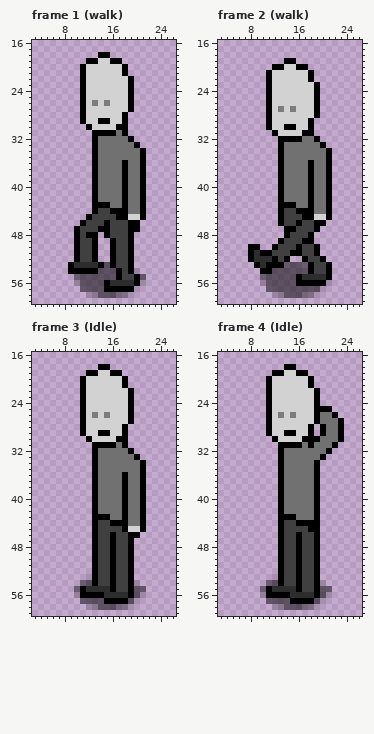
Pixel-art file: project/raw_assets/source/character/Character_Backface.ase. The picture above is the old version.
32x64 pixels, 8 frames. Pixels under 10% opacity are left out. Colours within 5 levels of each other are drawn and written as one. Shown: frame 1 (walk): x 3..26, y 16..59; frame 2 (walk): x 3..26, y 16..59; frame 3 (Idle): x 3..26, y 16..59; frame 4 (Idle): x 3..26, y 16..59. The commit also changed other frames, which this record leaves out.
After the commit:
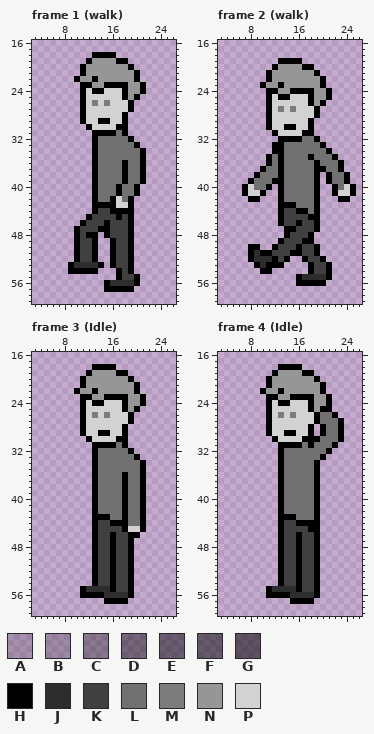
Palette (. is transparent): A #00000027  B #00000031  C #0000004d  D #00000068  E #00000074  F #0000007a  G #00000085  H #000000  J #2d2d2d  K #404040  L #717171  M #7c7c7c  N #969696  P #d2d2d2
Diff:
layer "Shadow" now hidden
layer "Hair01" now shown
--- frame 1 (walk)
@@ x 8..23 @@
 17 ................
-18 ......HH........
-19 ....HHPPHH......
-20 ...HPPPPPPH.....
-21 ...HPPPPPPH.....
-22 ...HPPPPPPPH....
-23 ...HPPPPPPPH....
-24 ...HPPPPPPPH....
-25 ...HPPPPPPPH....
+18 .....HHHH.......
+19 ....HNNNNHH.....
+20 ...HNNNNNNNH....
+21 ...HNNNNNNNNH...
+22 ..HNNHNNNNNNH...
+23 ...HHNNHHHHNNH..
+24 ...HPHHPPPHNNH..
+25 ...HPPPPPPHNH...
 26 ...HPMPMPPPH....
@@ x 14..23 @@
 39 LLLLHLLH..
-40 LLLLHLLH..
-41 LLLLHLLH..
-42 LLLLHLLH..
-43 HHLLHLLH..
-44 KKHHHLLH..
-45 KKKHHPPH..
-46 KHKKKHH...
-47 HHKKKHH...
+40 LLLHLLH...
+41 LLLHLLH...
+42 LLHPLH....
+43 HHHPPH....
+44 KKHHHH....
+45 KKKHKH....
+46 KHKKKH....
+47 HHKKKH....
 48 .HKKKH....
@@ x 8..23 @@
 52 ..HKKH..HKKH....
-53 .HJJJJHGHKKH....
-54 .HHHHHGGGHKHA...
-55 ..EGGGGGGHKKHE..
-56 ..BGGGGHJJJJHB..
-57 ...EGGGHHHHHA...
-58 ....ACFGGDCA....
+53 .HJJJJH.HKKH....
+54 .HHHHH...HKH....
+55 .........HKKH...
+56 .......HJJJJH...
+57 .......HHHHH....
+58 ................
 59 ................
--- frame 2 (walk)
@@ x 8..23 @@
 18 ................
-19 ......HH........
-20 ....HHPPHH......
-21 ...HPPPPPPH.....
-22 ...HPPPPPPH.....
-23 ...HPPPPPPPH....
-24 ...HPPPPPPPH....
-25 ...HPPPPPPPH....
-26 ...HPPPPPPPH....
+19 .....HHHH.......
+20 ....HNNNNHH.....
+21 ...HNNNNNNNH....
+22 ...HNNNNNNNNH...
+23 ..HNNHNNNNNNH...
+24 ...HHNNHHHHNNH..
+25 ...HPHHPPPHNNH..
+26 ...HPPPPPPHNH...
 27 ...HPMPMPPPH....
@@ x 3..26 @@
 32 ..........HHHHLLH.......
-33 ..........HLLLLLLH......
-34 ..........HLLLLLLLH.....
-35 ..........HLLLLLLLH.....
-36 ..........HLLLLHLLH.....
-37 ..........HLLLLHLLH.....
-38 ..........HLLLLHLLH.....
-39 ..........HLLLLHLLH.....
-40 ..........HLLLLHLLH.....
-41 ..........HLLLLHLLH.....
-42 ..........HLLLLHLLH.....
-43 ..........HHHLLHLLH.....
-44 ..........HKKHHHLLH.....
-45 ..........HKKKHHPPH.....
-46 ..........HKKHKKHH......
+33 .........HHLLLLLLH......
+34 .........HHLLLLLLLH.....
+35 ........HLHLLLLHLLLH....
+36 ........HLHLLLLLHLLLH...
+37 .......HLLHLLLLLHHLLH...
+38 ......HLLLHLLLLLH.HLLH..
+39 .....HLLLHHLLLLLH.HLLH..
+40 ....HPLLH.HLLLLLH..HLPH.
+41 ....HPPH..HLLLLLH..HPPH.
+42 .....HH...HLLLLLH...HH..
+43 ..........HHHLLLH.......
+44 ..........HKKHHLH.......
+45 ..........HKKKKHH.......
+46 ..........HKKHKKH.......
 47 ...........HHKKKH.......
@@ x 8..23 @@
 52 HJJJHKH..HKKH...
-53 .HJHHHFGGDHKKH..
-54 ..HHGGGGGGHKKH..
-55 ..EGGGGGHJJJJH..
-56 ..BGGGGGHHHHHB..
-57 ...EGGGGGGGGA...
-58 ....ACFGGDCA....
+53 .HJHHH....HKKH..
+54 ..HH......HKKH..
+55 ........HJJJJH..
+56 ........HHHHH...
+57 ................
+58 ................
 59 ................
--- frame 3 (Idle)
@@ x 8..23 @@
 17 ................
-18 ......HH........
-19 ....HHPPHH......
-20 ...HPPPPPPH.....
-21 ...HPPPPPPH.....
-22 ...HPPPPPPPH....
-23 ...HPPPPPPPH....
-24 ...HPPPPPPPH....
-25 ...HPPPPPPPH....
+18 .....HHHH.......
+19 ....HNNNNHH.....
+20 ...HNNNNNNNH....
+21 ...HNNNNNNNNH...
+22 ..HNNHNNNNNNH...
+23 ...HHNNHHHHNNH..
+24 ...HPHHPPPHNNH..
+25 ...HPPPPPPHNH...
 26 ...HPMPMPPPH....
@@ x 8..23 @@
 52 .....HKKHKKH....
-53 ....AHKKHKKH....
-54 ...EGHKKHKKHA...
-55 ..EHJJJJHKKHGE..
-56 ..BHHHHJJJJHGB..
-57 ...EGGGHHHHGA...
-58 ....ACFGGDCA....
+53 .....HKKHKKH....
+54 .....HKKHKKH....
+55 ...HJJJJHKKH....
+56 ...HHHHJJJJH....
+57 .......HHHH.....
+58 ................
 59 ................
--- frame 4 (Idle)
@@ x 8..23 @@
 17 ................
-18 ......HH........
-19 ....HHPPHH......
-20 ...HPPPPPPH.....
-21 ...HPPPPPPH.....
-22 ...HPPPPPPPH....
-23 ...HPPPPPPPH....
-24 ...HPPPPPPPH....
-25 ...HPPPPPPPHHH..
+18 .....HHHH.......
+19 ....HNNNNHH.....
+20 ...HNNNNNNNH....
+21 ...HNNNNNNNNH...
+22 ..HNNHNNNNNNH...
+23 ...HHNNHHHHNNH..
+24 ...HPHHPPPHNNH..
+25 ...HPPPPPPHNHH..
 26 ...HPMPMPPPHLLH.
@@ x 8..23 @@
 52 .....HKKHKKH....
-53 ....AHKKHKKH....
-54 ...EGHKKHKKHA...
-55 ..EHJJJJHKKHGE..
-56 ..BHHHHJJJJHGB..
-57 ...EGGGHHHHGA...
-58 ....ACFGGDCA....
+53 .....HKKHKKH....
+54 .....HKKHKKH....
+55 ...HJJJJHKKH....
+56 ...HHHHJJJJH....
+57 .......HHHH.....
+58 ................
 59 ................
